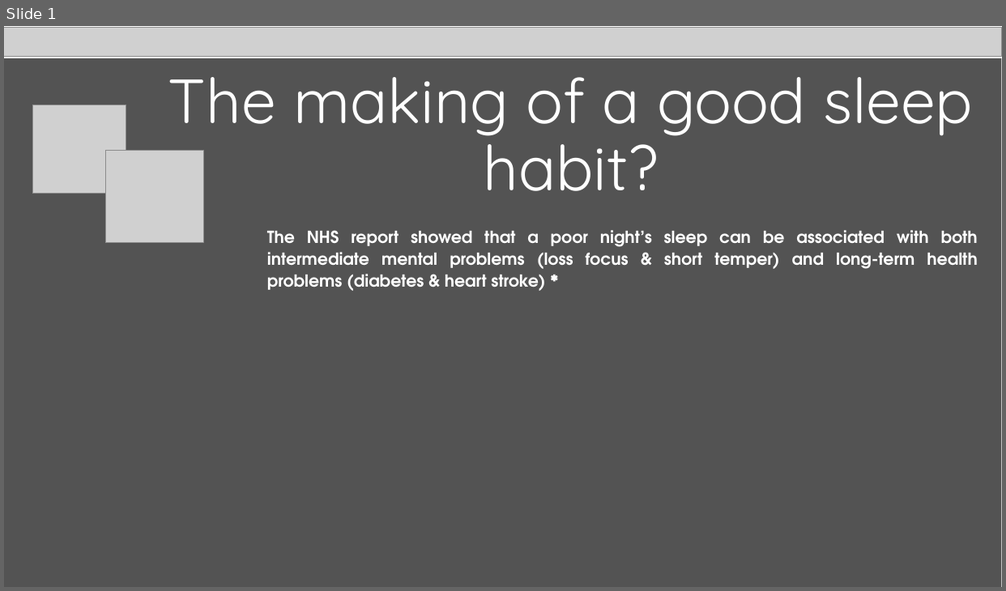
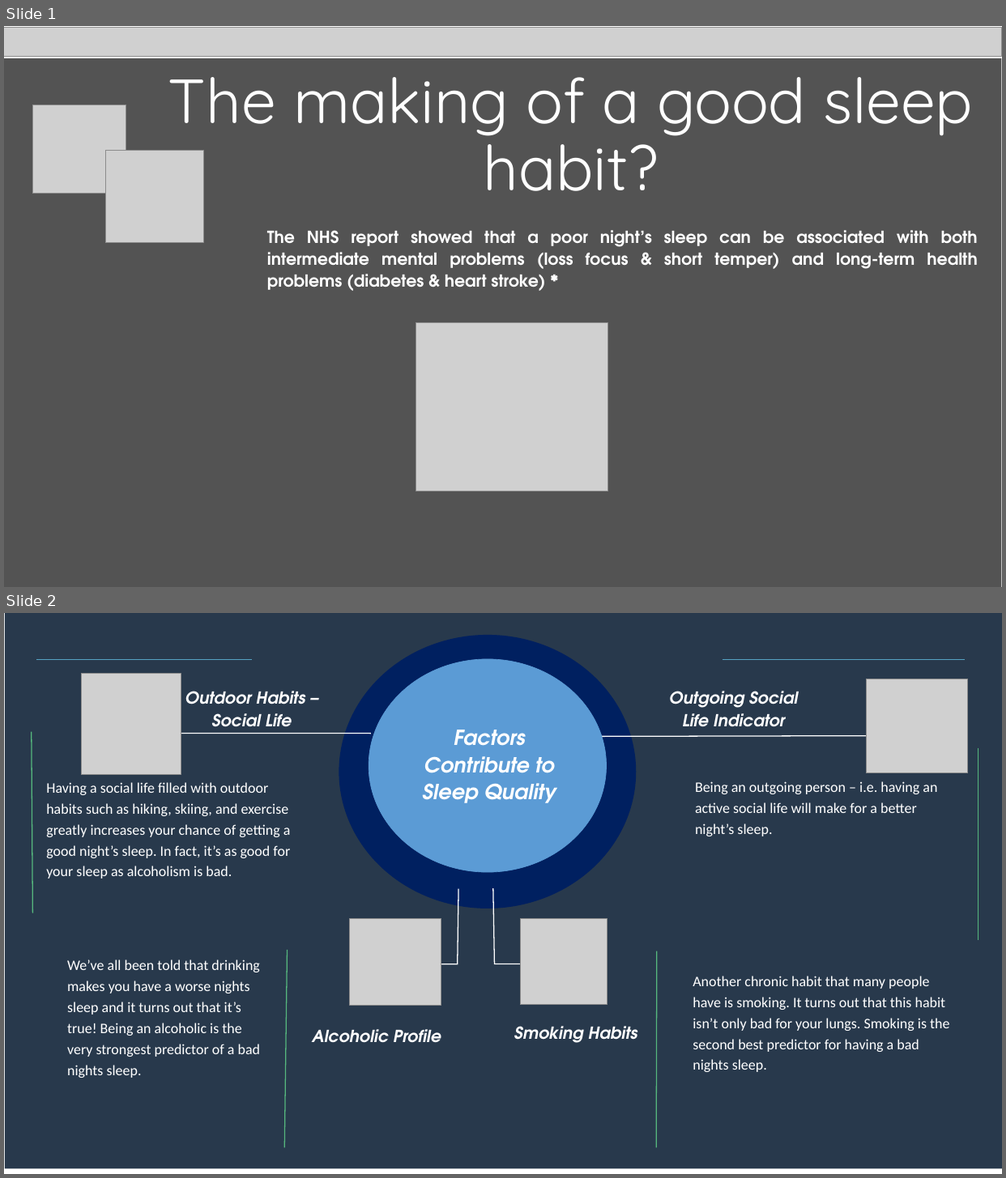
Before and after one commit to agusarridho/ucl_data_science_hackathon, a slide deck: Sleep_Presentation.pptx. Shown one above the other, each under a label of ours: slide 1 before the commit, slides 1 and 2 after it. The pictures are 1006x591 and 1006x1178 pixels, drawn with LibreOffice and Linux fonts; fonts in the diff are those of the drawing; grey boxes stand for pictures. Boxes give left, top, right and bottom in pixels: in the first picture for what was removed or moved away, otherwise in the second. Text is boxed around its words. In the diff, an @@ line names an element or a change of style, - is before the commit and + after.

Commit message:
Edited powerpoint
Added descriptions to second slide and project peach picture.

```diff
--- a/Sleep_Presentation.pptx
+++ b/Sleep_Presentation.pptx
@@ slide 2 added at [4, 613, 1002, 1174], background #FFFFFF @@
@@ rectangle added at [5, 613, 1002, 1169], fill #28394C @@
@@ ellipse added at [339, 635, 636, 909], fill #002060 @@
@@ line added from (37, 659) to (252, 659), #56A2C3 1 pt @@
@@ ellipse added at [368, 659, 607, 873], fill #5B9BD5, outline #5B9BD5 0.5 pt @@
@@ line added from (722, 659) to (965, 659), #56A2C3 1 pt @@
@@ picture added at [82, 674, 181, 776] @@
@@ freeform shape added at [515, 675, 948, 747], outline #FFFFFF 1 pt @@
@@ picture added at [867, 679, 968, 773] @@
@@ text added at [185, 691, 305, 727], 16 pt, text #FFFFFF, bold, italic @@
+Outdoor Habits – Social Life
@@ text added at [669, 691, 798, 727], 16 pt, text #FFFFFF, bold, italic @@
+Outgoing Social Life Indicator
@@ line added from (32, 732) to (32, 914), #56B87E 1 pt @@
@@ freeform shape added at [138, 730, 371, 735], outline #FFFFFF 1 pt @@
@@ text added at [422, 730, 556, 803], 20 pt, text #FFFFFF, bold, italic @@
+Factors Contribute to Sleep Quality
@@ line added from (978, 747) to (978, 940), #56B87E 1 pt @@
@@ text added at [46, 782, 291, 879], 14 pt, text #FFFFFF @@
+Having a social life filled with outdoor habits such as hiking, skiing, and exercise greatly increases your chance of getting a good night’s sleep. In fact, it’s as good for your sleep as alcoholism is bad.
@@ text added at [695, 781, 937, 837], 14 pt, text #FFFFFF @@
+Being an outgoing person – i.e. having an active social life will make for a better night’s sleep.
@@ freeform shape added at [371, 889, 458, 979], outline #FFFFFF 1 pt @@
@@ freeform shape added at [493, 888, 596, 979], outline #FFFFFF 1 pt @@
@@ picture added at [350, 918, 441, 1005] @@
@@ picture added at [521, 918, 607, 1005] @@
@@ line added from (287, 950) to (285, 1148), #56B87E 1 pt @@
@@ line added from (657, 952) to (656, 1148), #56B87E 1 pt @@
@@ text added at [67, 960, 261, 1078], 14 pt, text #FFFFFF @@
+We’ve all been told that drinking makes you have a worse nights sleep and it turns out that it’s true! Being an alcoholic is the very strongest predictor of a bad nights sleep.
@@ text added at [692, 976, 949, 1072], 14 pt, text #FFFFFF @@
+Another chronic habit that many people have is smoking. It turns out that this habit isn’t only bad for your lungs. Smoking is the second best predictor for having a bad nights sleep.
@@ text added at [312, 1029, 441, 1043], 16 pt, text #FFFFFF, bold, italic @@
+Alcoholic Profile
@@ text added at [514, 1026, 637, 1043], 16 pt, text #FFFFFF, bold, italic @@
+Smoking Habits
@@ slide 1 changed as well @@
@@ picture added at [415, 323, 607, 492] @@
```
Also in this commit, not shown: 1 slide removed, 2 other files.
